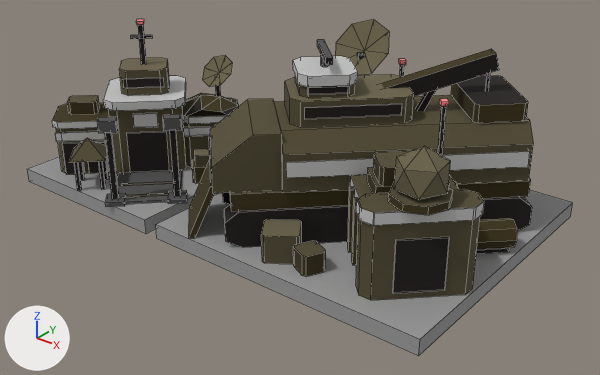
The Blender file art/models/buildings/barracks.atreides.blend as it was, and as the next commit left it.
One viewpoint serves both versions: a 50 mm lens placed at (12.76, -10.83, 7.67), pointed at (3.55, 0.69, 0.53). Arrows for +X, +Y and +Z are at lower left; the lights stay in place. The first picture is the older version. Mesh edges are drawn as thin lines.

The older version as bpy lines, for what is in view:
```python
ob_body = bpy.data.objects.new('body', me_body)
ob_body.location = (0.0, 0.0, 0.0)
ob_conyard__slab = bpy.data.objects.new('_conyard__slab', me_slab_001)
ob_conyard__slab.location = (5.0, 1.0, 0.0)
ob_conyard_body = bpy.data.objects.new('_conyard_body', me_body_001)
ob_conyard_body.location = (5.0, 1.0, 0.0)
ob_conyard_level2 = bpy.data.objects.new('_conyard_level2', me_level2)
ob_conyard_level2.location = (5.0, 1.0, 0.0)
ob_conyard_spinner = bpy.data.objects.new('_conyard_spinner', me_spinner)
ob_conyard_spinner.location = (5.0, 1.0, 0.0)
ob_slab = bpy.data.objects.new('_slab', me_slab)
ob_slab.location = (0.0, 0.0, 0.0)
```
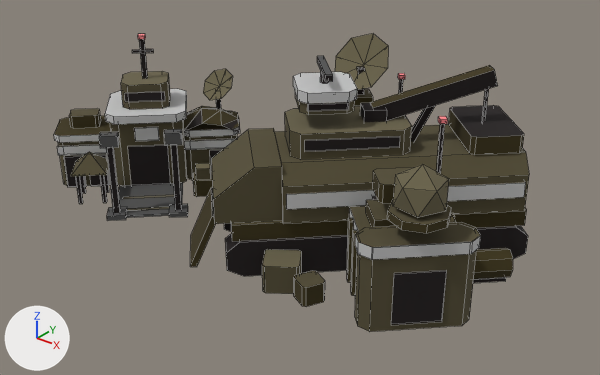
Scene script edits in JSON lines:
```json
{"block": "me_body_001", "where": "# used by ob_conyard_body; location = (5.0, 1.0, 0.0)"}
{"op": "remove", "block": "me_body_001", "code": "me_body_001.from_pydata(...)  # 426 vertices, 244 faces, 9 loose edges; spans x -2.84..2.86, y -2.84..2.83, z 0.3..2.84"}
{"op": "add", "block": "me_body_001", "code": "me_body_001.from_pydata(...)  # 426 vertices, 244 faces, 9 loose edges; spans x -2.84..2.86, y -2.84..2.83, z 0.0..2.54"}
{"block": "me_body_001", "change": "me_body_001 part 1: the whole mesh is moved by (0.0, 0.0, -0.3)"}
{"op": "set", "path": "ob_body.location", "old": "(0.0, 0.0, 0.0)", "new": "(0.0, 0.0, -0.3)"}
{"op": "remove", "block": "ob_slab", "code": ["ob_slab = bpy.data.objects.new('_slab', me_slab)", "ob_slab.location = (0.0, 0.0, 0.0)"]}
{"op": "set", "path": "ob_conyard_spinner.location", "old": "(5.0, 1.0, 0.0)", "new": "(5.0, 1.0, -0.3)"}
{"op": "set", "path": "ob_conyard_level2.location", "old": "(5.0, 1.0, 0.0)", "new": "(5.0, 1.0, -0.3)"}
{"op": "set", "path": "ob_conyard_body.location", "old": "(5.0, 1.0, 0.0)", "new": "(5.0, 1.0, -0.3)"}
{"op": "remove", "block": "ob_conyard__slab", "code": ["ob_conyard__slab = bpy.data.objects.new('_conyard__slab', me_slab_001)", "ob_conyard__slab.location = (5.0, 1.0, 0.0)"]}
```

Pixel boxes [x1, y1, x2, y2] of what changed, in the pictures (600 x 375 px):
```json
{"object": "_conyard_body", "change": "moved", "before": [189, 74, 533, 300], "after": [190, 105, 529, 332]}
{"object": "body", "change": "moved", "before": [52, 19, 239, 207], "after": [54, 34, 240, 221]}
{"object": "_conyard__slab", "change": "deleted", "before": [156, 190, 573, 356]}
{"object": "_conyard_level2", "change": "moved", "before": [293, 19, 453, 215], "after": [293, 34, 451, 233]}
{"object": "_conyard_spinner", "change": "moved", "before": [381, 49, 499, 111], "after": [360, 65, 498, 142]}
{"object": "_slab", "change": "deleted", "before": [27, 156, 218, 233]}
```
